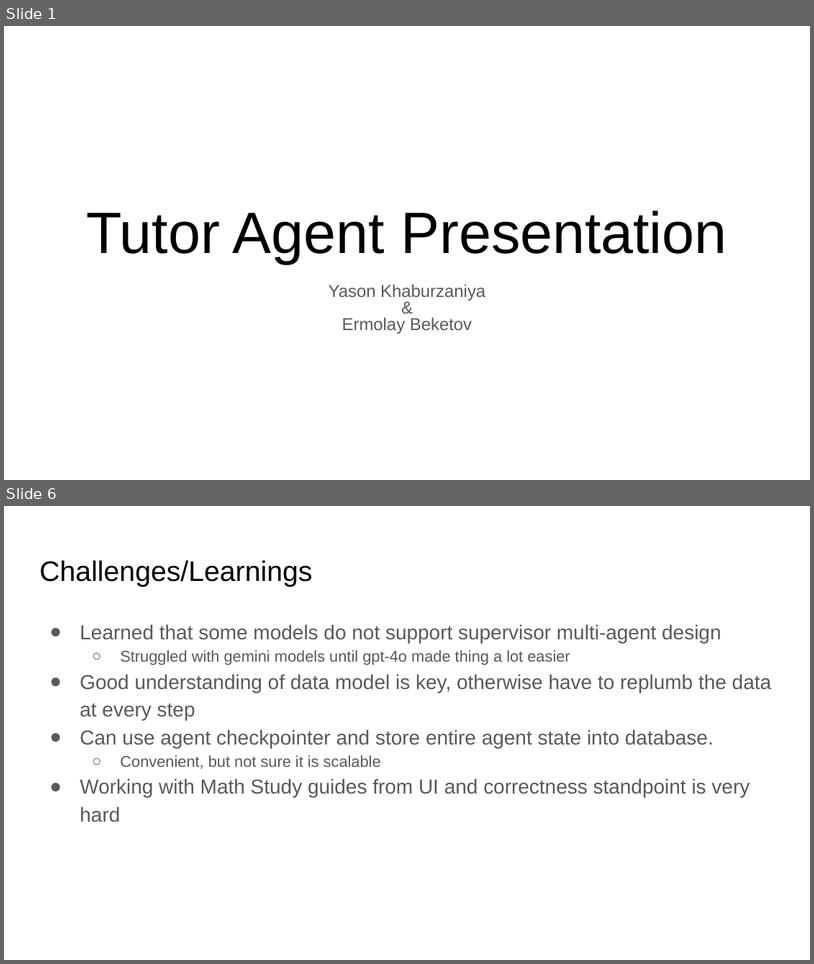
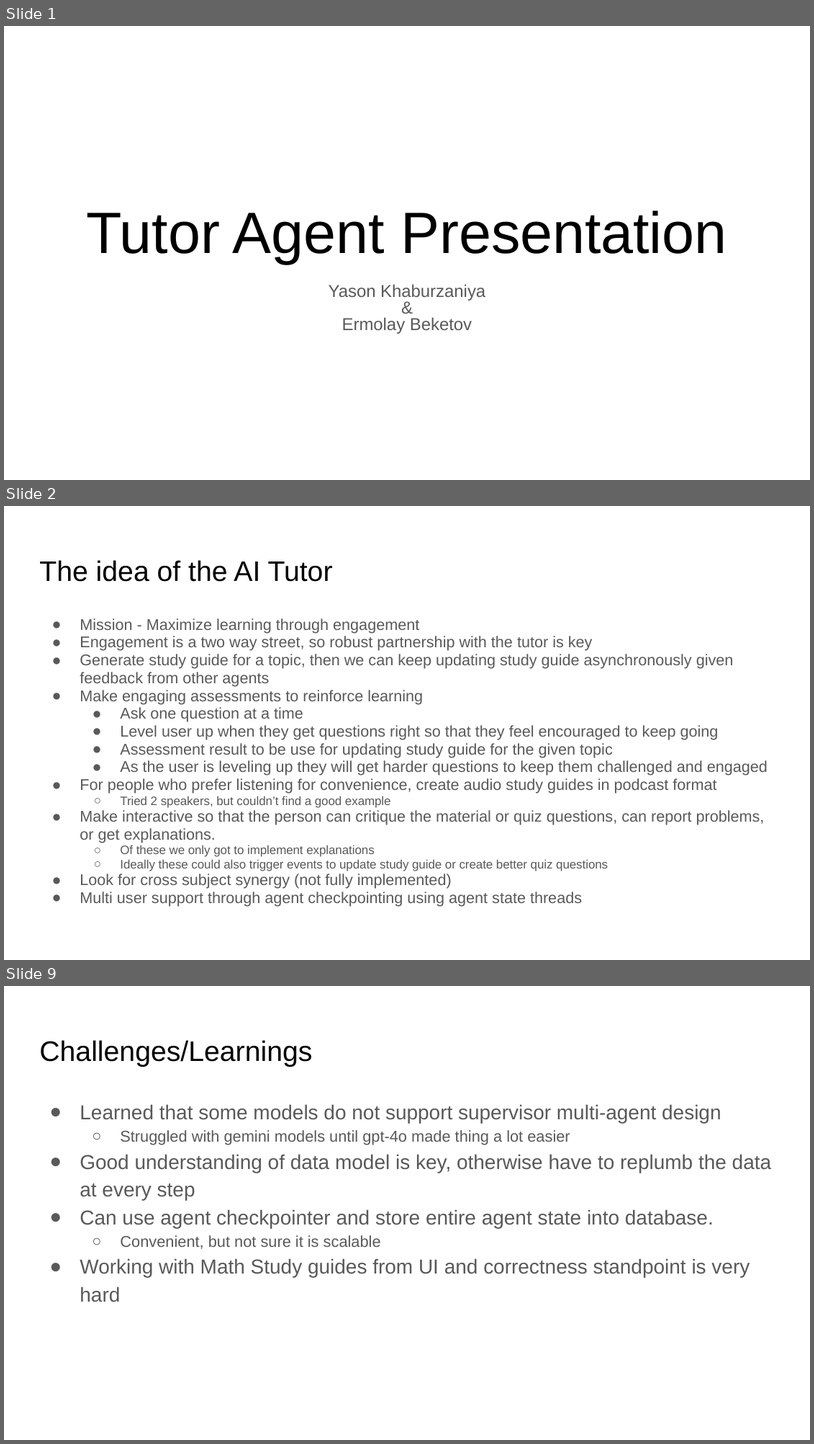
Before and after one commit to breba-hackathon/tutor, a slide deck: presentation/Tutor Agent Presentation.pptx. Shown one above the other, each under a label of ours: slides 1 and 6 before the commit, slides 1, 2 and 9 after it; the slides between them are not shown. The pictures are 814x964 and 814x1444 pixels, drawn with LibreOffice and Linux fonts; fonts in the diff are those of the drawing. Boxes give left, top, right and bottom in pixels: in the first picture for what was removed or moved away, otherwise in the second. Text is boxed around its words. In the diff, an @@ line names an element or a change of style, - is before the commit and + after.

```diff
--- a/presentation/Tutor Agent Presentation.pptx
+++ b/presentation/Tutor Agent Presentation.pptx
@@ slide 2 added at (x1=4, y1=506, x2=810, y2=960), background #FFFFFF @@
@@ title added at (x1=39, y1=560, x2=333, y2=582), 25.2 pt, text #000000 @@
+The idea of the AI Tutor
@@ text added at (x1=80, y1=618, x2=768, y2=906), 13.9 pt, text #595959 @@
+● Mission - Maximize learning through engagement
+● Engagement is a two way street, so robust partnership with the tutor is key
+● Generate study guide for a topic, then we can keep updating study guide asynchronously given feedback from other agents
+● Make engaging assessments to reinforce learning
+● Ask one question at a time
+● Level user up when they get questions right so that they feel encouraged to keep going
+● Assessment result to be use for updating study guide for the given topic
+● As the user is leveling up they will get harder questions to keep them challenged and engaged
+● For people who prefer listening for convenience, create audio study guides in podcast format
+  ○ Tried 2 speakers, but couldn’t find a good example
+● Make interactive so that the person can critique the material or quiz questions, can report problems, or get explanations.
+  ○ Of these we only got to implement explanations
+  ○ Ideally these could also trigger events to update study guide or create better quiz questions
+● Look for cross subject synergy (not fully implemented)
+● Multi user support through agent checkpointing using agent state threads
@@ what was slide 6 is now slide 9 @@
```
Also in this commit, not shown: 4 slides changed, 2 other slides added, 1 slide removed.
